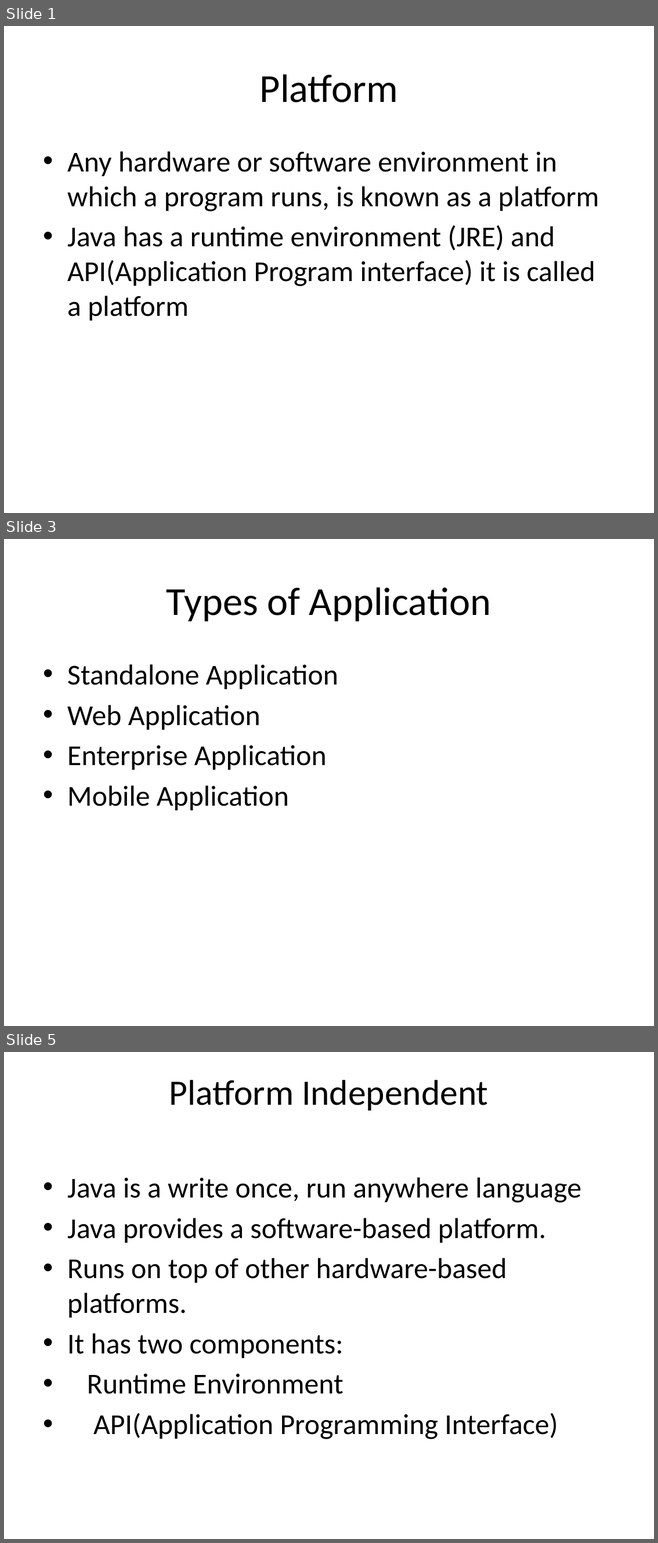
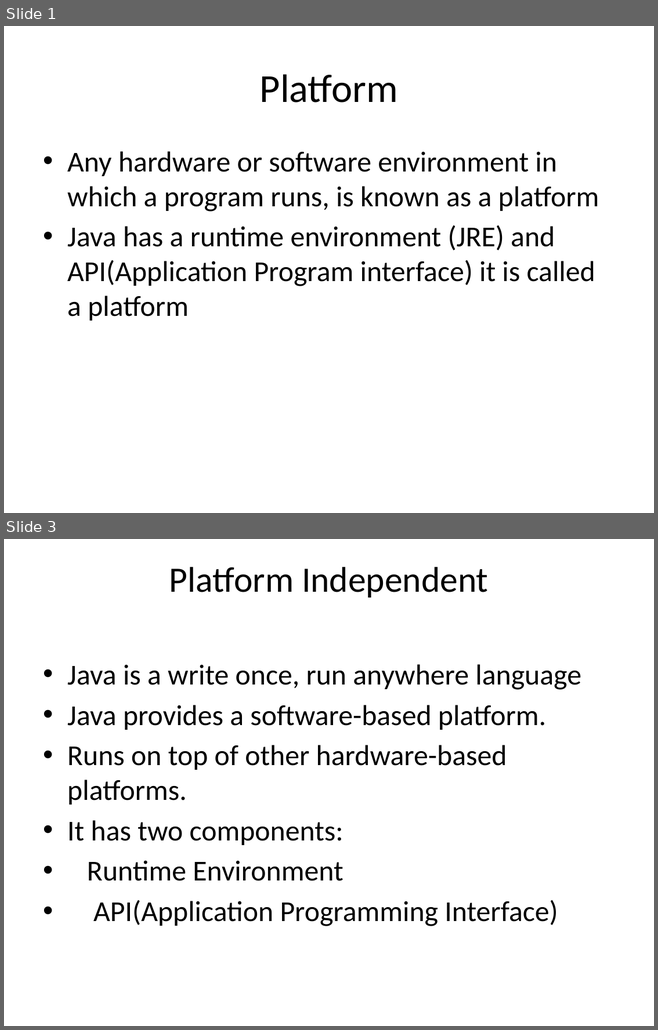
Before and after one commit to BesantJ2ee/JavaCourse, a slide deck: Module_2/Module_2_Introduction_To_Java_Programming _Language.pptx. Shown one above the other, each under a label of ours: slides 1, 3 and 5 before the commit, slides 1 and 3 after it; the slides between them are not shown. The pictures are 658x1543 and 658x1030 pixels, drawn with LibreOffice and Linux fonts; fonts in the diff are those of the drawing. Boxes give left, top, right and bottom in pixels: in the first picture for what was removed or moved away, otherwise in the second. Text is boxed around its words. In the diff, an @@ line names an element or a change of style, - is before the commit and + after.

```diff
--- a/Module_2/Module_2_Introduction_To_Java_Programming _Language.pptx
+++ b/Module_2/Module_2_Introduction_To_Java_Programming _Language.pptx
@@ slide 3 removed at (x1=4, y1=539, x2=654, y2=1026), background #FFFFFF @@
@@ title removed at (x1=166, y1=587, x2=491, y2=621) @@
-Types of Application
@@ text removed at (x1=67, y1=664, x2=338, y2=810) @@
-• Standalone Application
-• Web Application
-• Enterprise Application
-• Mobile Application
@@ what was slide 5 is now slide 3 @@
```
Also in this commit, not shown: 1 slide changed, 4 slides added, 1 other slide removed.
